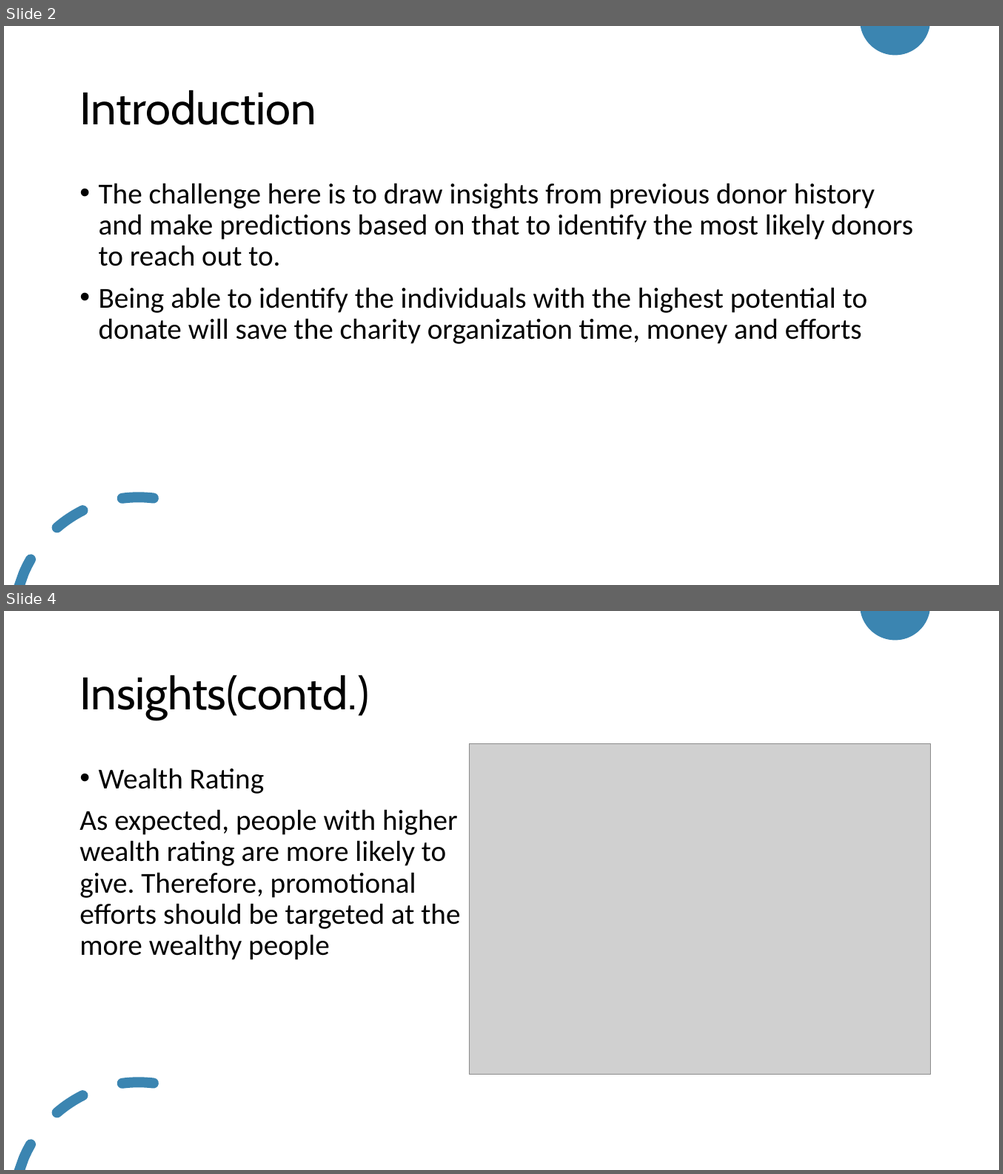
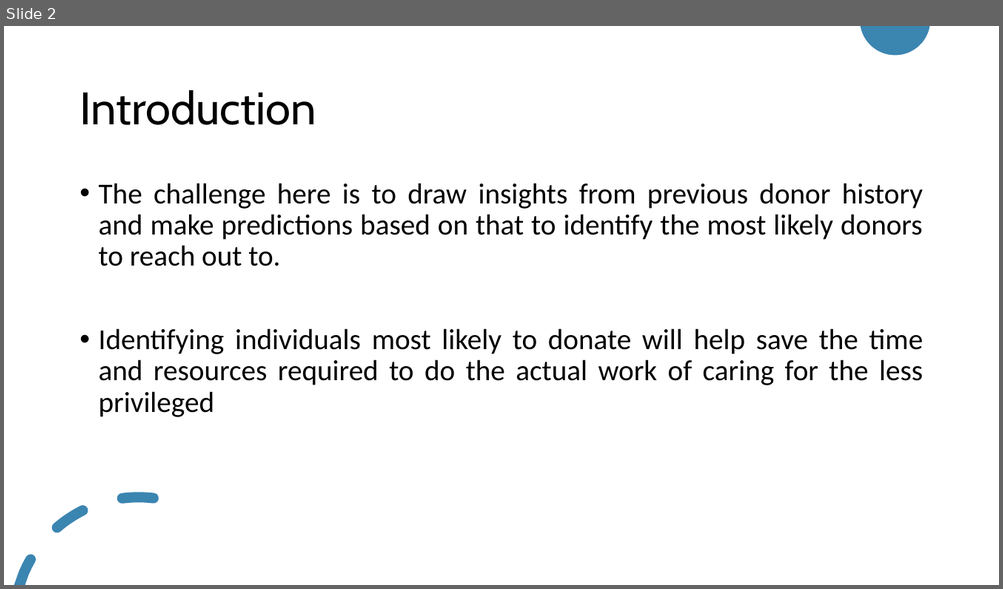
Before and after one commit to Ay-slim/Data-Science-Portfolio--Ayooluwa, a slide deck: Donor_prediction_challenge/Presentation.pptx. Shown one above the other, each under a label of ours: slides 2 and 4 before the commit, slide 2 after it; the slides between them are not shown. The pictures are 1003x1174 and 1003x589 pixels, drawn with LibreOffice and Linux fonts; fonts in the diff are those of the drawing; grey boxes stand for pictures. Boxes give left, top, right and bottom in pixels: in the first picture for what was removed or moved away, otherwise in the second. Text is boxed around its words. In the diff, an @@ line names an element or a change of style, - is before the commit and + after.

```diff
--- a/Donor_prediction_challenge/Presentation.pptx
+++ b/Donor_prediction_challenge/Presentation.pptx
@@ slide 4 removed at <box>4,611,999,1170</box>, background #FFFFFF; not listed: 2 template elements that a slide beside it also shows @@
@@ title removed at <box>79,675,369,720</box> @@
-Insights(contd.)
@@ picture removed at <box>469,744,930,1075</box> @@
@@ text removed at <box>79,768,460,960</box> @@
-• Wealth Rating
-As expected, people with higher wealth rating are more likely to give. Therefore, promotional efforts should be targeted at the more wealthy people
@@ slide 2 changed as well @@
@@ text at <box>99,183,922,266</box>: alignment left to justified @@
@@ text at <box>99,329,923,417</box>: text changed @@
-• Being able to identify the individuals with the highest potential to donate will save the charity organization time, money and efforts
+• Identifying individuals most likely to donate will help save the time and resources required to do the actual work of caring for the less privileged
```
Also in this commit, not shown: 4 other slides changed, 6 slides added, 1 other slide removed, 1 other file.
